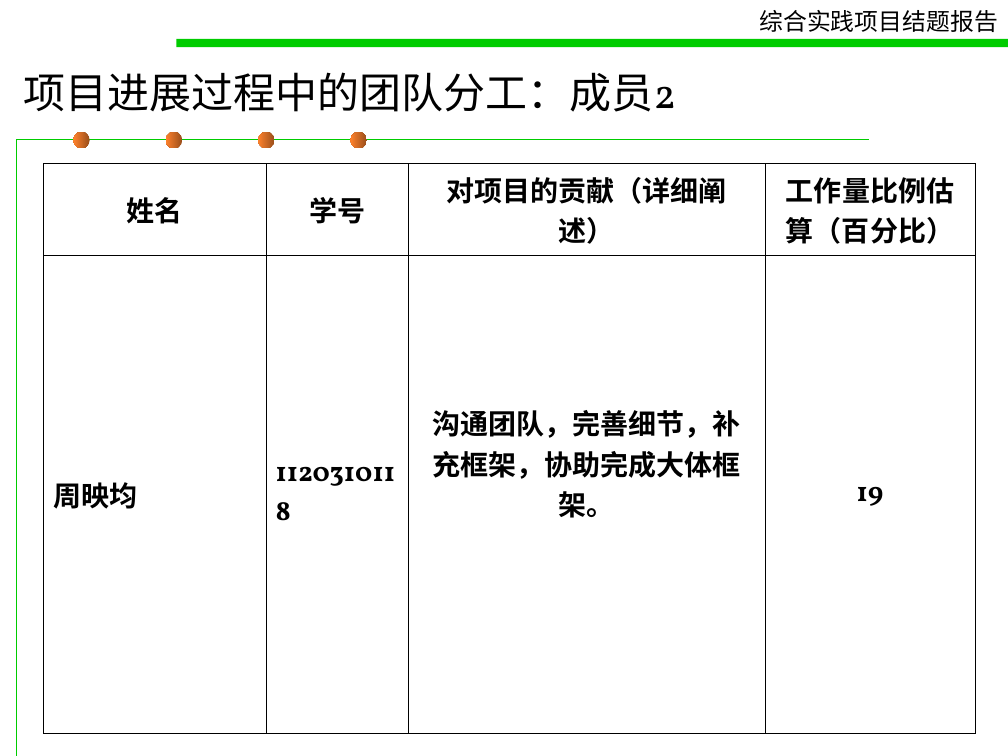
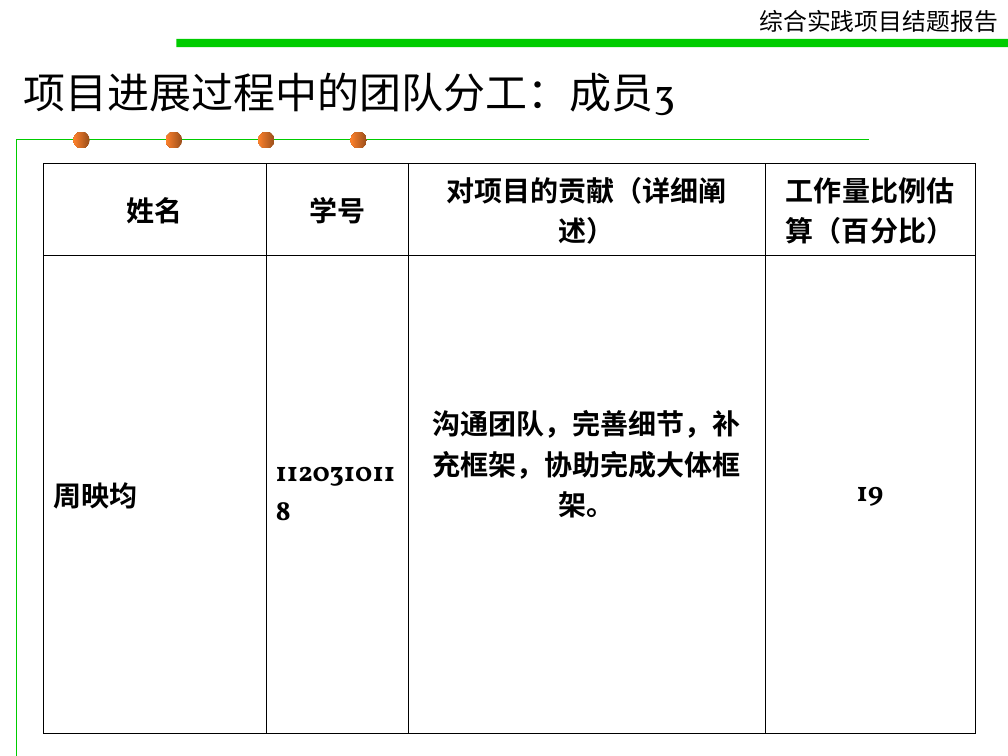
Before and after one commit to pokerG/Gmail-attachment-extension, a slide deck: slide 8 of doc/concludingreport.ppt (slide 7 before the commit). Drawn at 1008x756 pixels with LibreOffice and Linux fonts; fonts in the diff are those of the drawing. Boxes give left, top, right and bottom in pixels: in the first picture for what was removed or moved away, otherwise in the second. Text is boxed around its words. In the diff, an @@ line names an element or a change of style, - is before the commit and + after.

```diff
--- a/doc/concludingreport.ppt
+++ b/doc/concludingreport.ppt
@@ title at (24,72,676,116): text changed @@
-项目进展过程中的团队分工：成员2
+项目进展过程中的团队分工：成员3
```
Also in this commit, not shown: 2 other slides changed.
